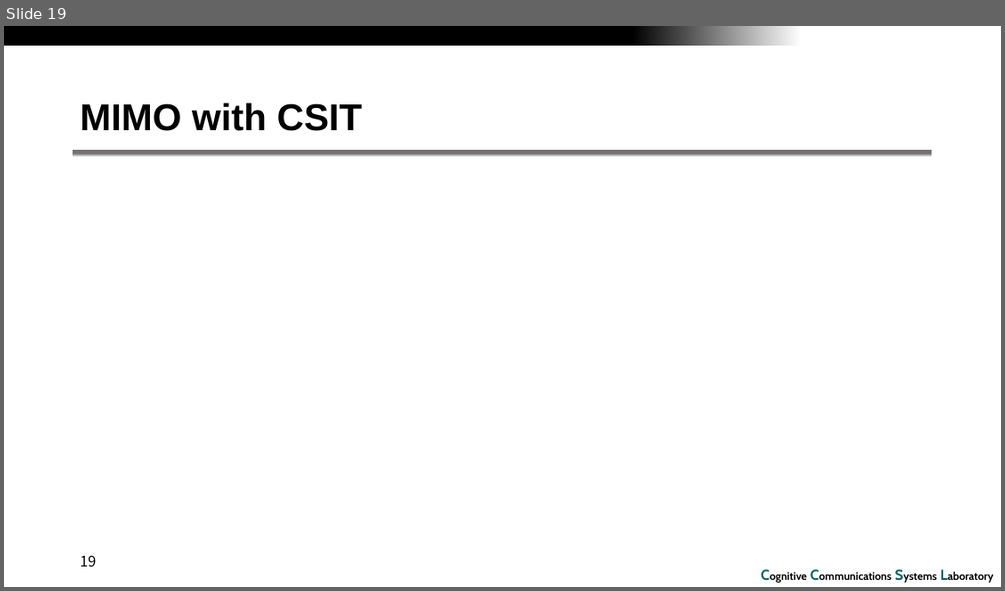
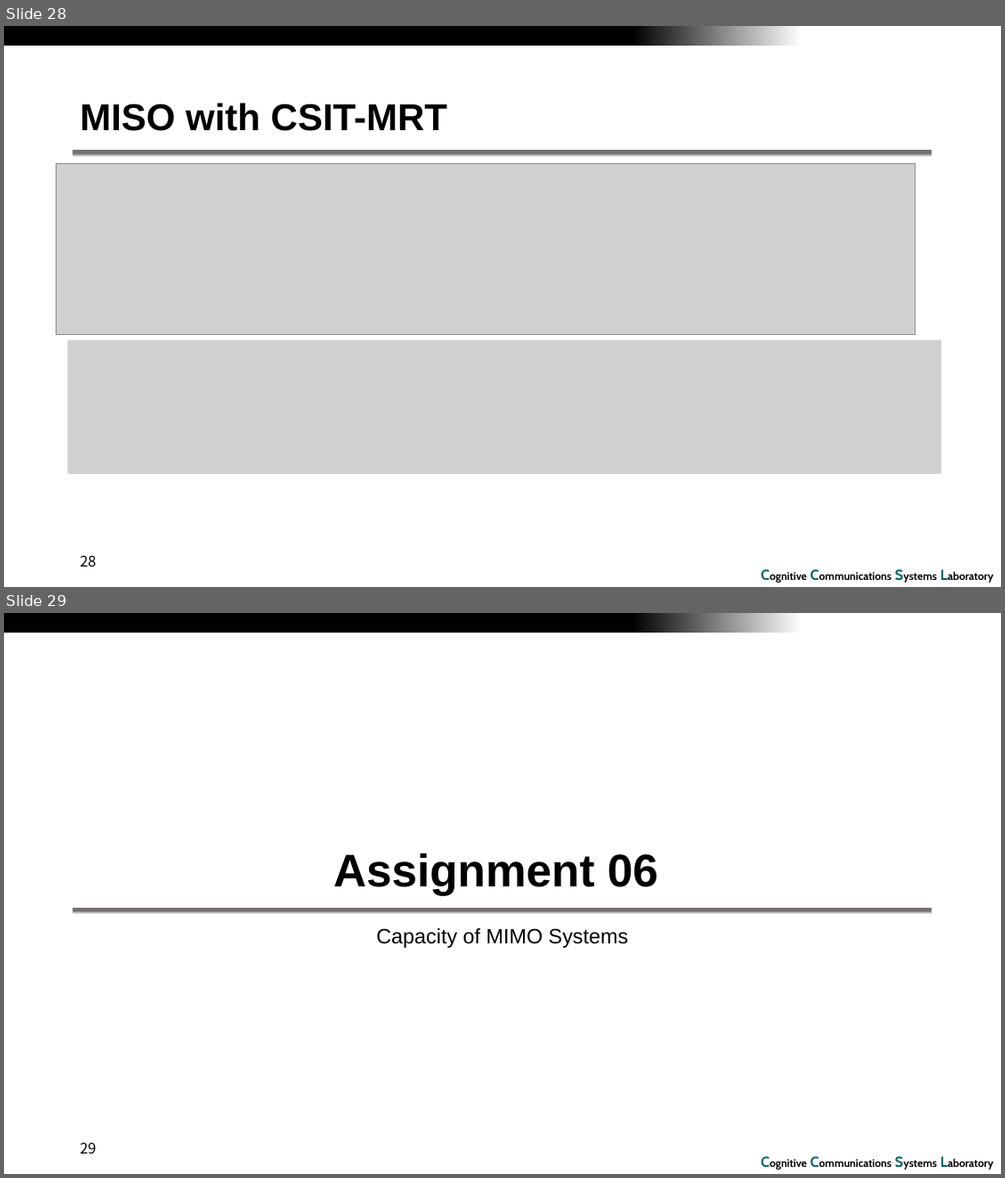
Before and after one commit to RefatHanbat/Presentation-of-SDM, a slide deck: assignment-5.pptx. Shown one above the other, each under a label of ours: slide 19 before the commit, slides 28 and 29 after it. The pictures are 1005x591 and 1005x1178 pixels, drawn with LibreOffice and Linux fonts; fonts in the diff are those of the drawing; grey boxes stand for pictures; background and template pictures are left out. Boxes give left, top, right and bottom in pixels: in the first picture for what was removed or moved away, otherwise in the second. Text is boxed around its words. In the diff, an @@ line names an element or a change of style, - is before the commit and + after.

```diff
--- a/assignment-5.pptx
+++ b/assignment-5.pptx
@@ slide 29 added at bbox=[4, 613, 1001, 1174], background #FFFFFF; not listed: 2 template elements that a slide beside it also shows @@
@@ title added at bbox=[333, 852, 658, 895], 44 pt, text #000000, bold @@
+Assignment 06
@@ rectangle added at bbox=[73, 908, 932, 915], fill gradient #767171 to #FFFFFF @@
@@ subtitle added at bbox=[376, 928, 629, 948], 20 pt, text #000000 @@
+Capacity of MIMO Systems
@@ page number added at bbox=[80, 1143, 96, 1153], 14 pt, text #000000 @@
+29
@@ what was slide 19 is now slide 28 @@
@@ slide 28 changed as well @@
@@ title at bbox=[80, 103, 447, 131]: text changed @@
-MIMO with CSIT
+MISO with CSIT-MRT
@@ picture added at bbox=[56, 164, 915, 334] @@
@@ picture added at bbox=[67, 340, 942, 474] @@
@@ page number at bbox=[80, 556, 96, 566]: text changed @@
-19
+28
```
Also in this commit, not shown: 15 other slides changed, 33 other slides added, 3 slides removed, 5 other files.
